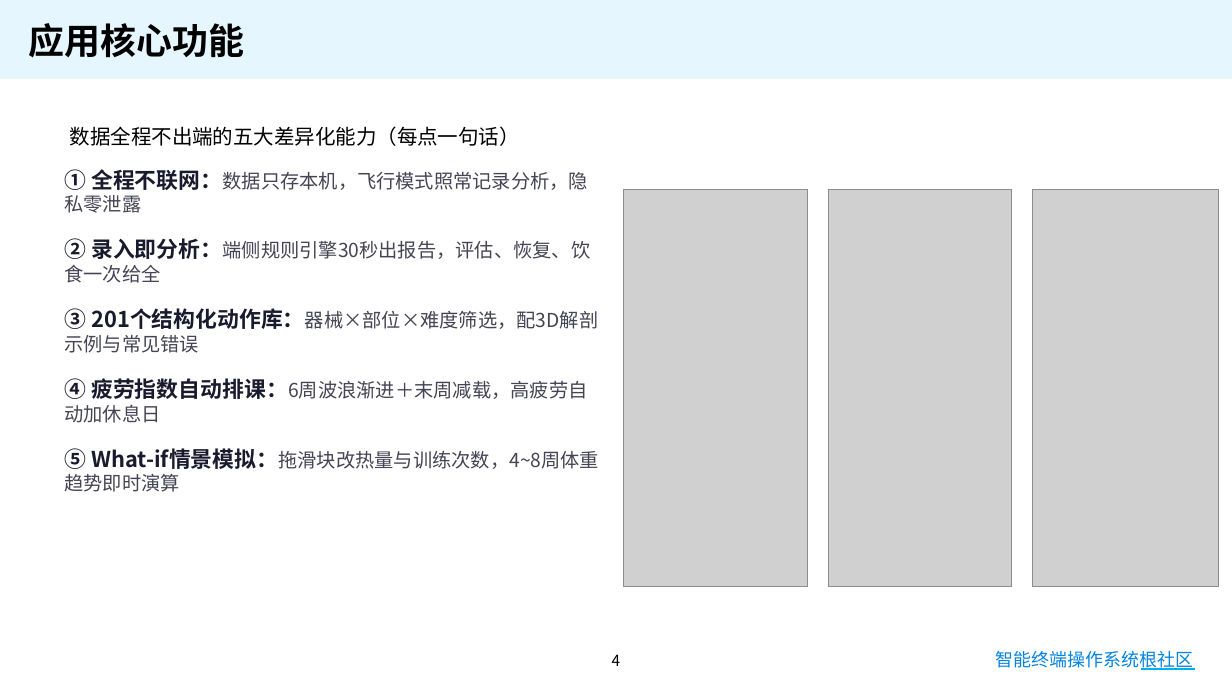
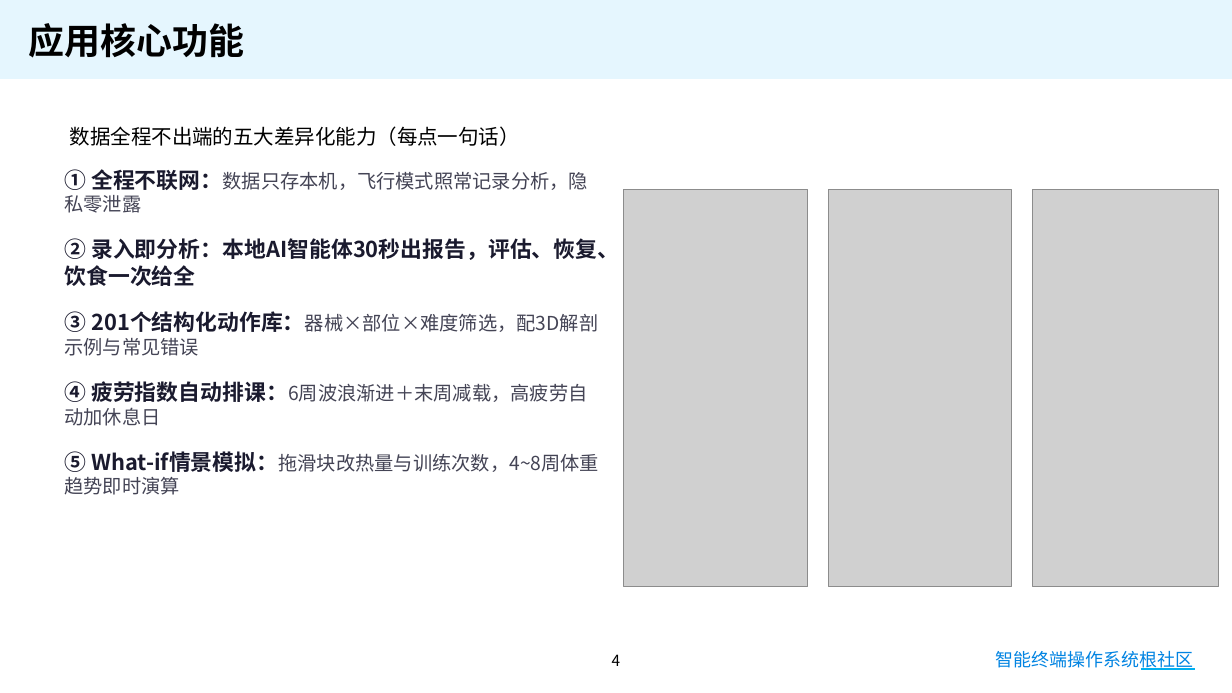
Before and after one commit to infinty420/SportHealthAgent, a slide deck: slide 4 of 提交材料/衡练_OH大赛提交PPT_内嵌演示视频.pptx. Drawn at 1232x693 pixels with LibreOffice and Linux fonts; fonts in the diff are those of the drawing; grey boxes stand for pictures; background and template pictures are left out. Boxes give left, top, right and bottom in pixels: in the first picture for what was removed or moved away, otherwise in the second. Text is boxed around its words. In the diff, an @@ line names an element or a change of style, - is before the commit and + after.

```diff
--- a/提交材料/衡练_OH大赛提交PPT_内嵌演示视频.pptx
+++ b/提交材料/衡练_OH大赛提交PPT_内嵌演示视频.pptx
@@ text at <box>64,238,619,286</box>: text changed; size 15 to 17 pt; text colour #444455 to #1A1A2E; bold on @@
-② 录入即分析：端侧规则引擎30秒出报告，评估、恢复、饮食一次给全
+② 录入即分析：本地AI智能体30秒出报告，评估、恢复、饮食一次给全
```
Also in this commit, not shown: 2 other slides changed, 2 other files.
